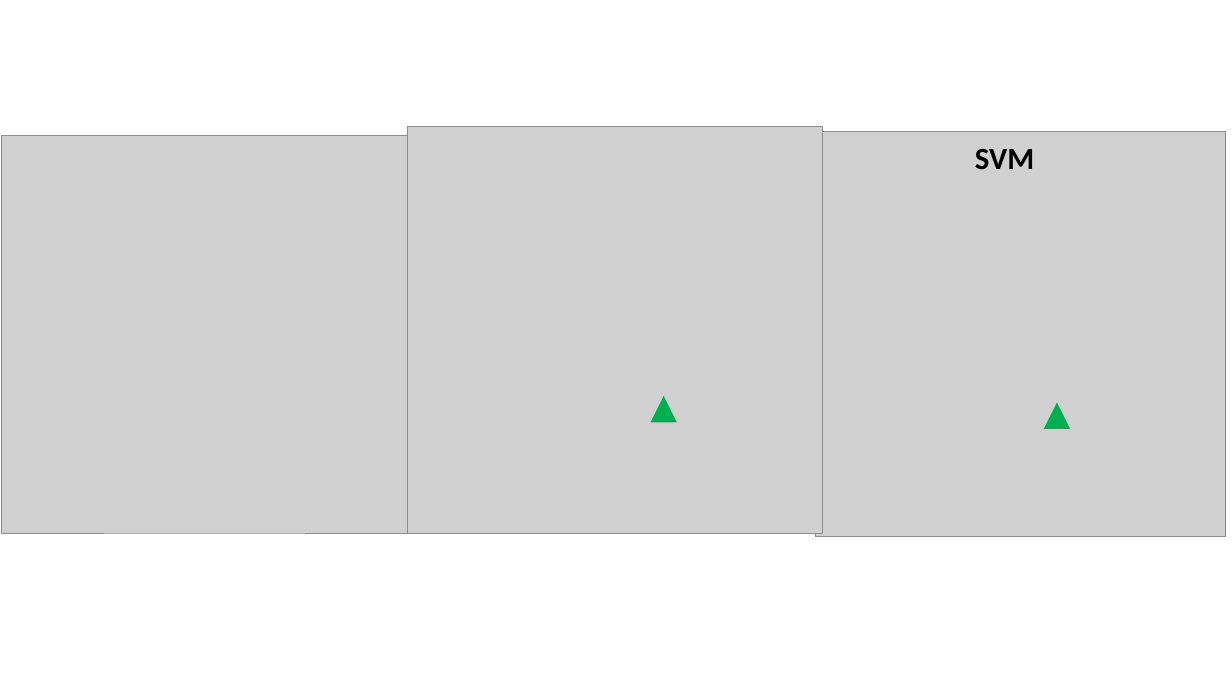
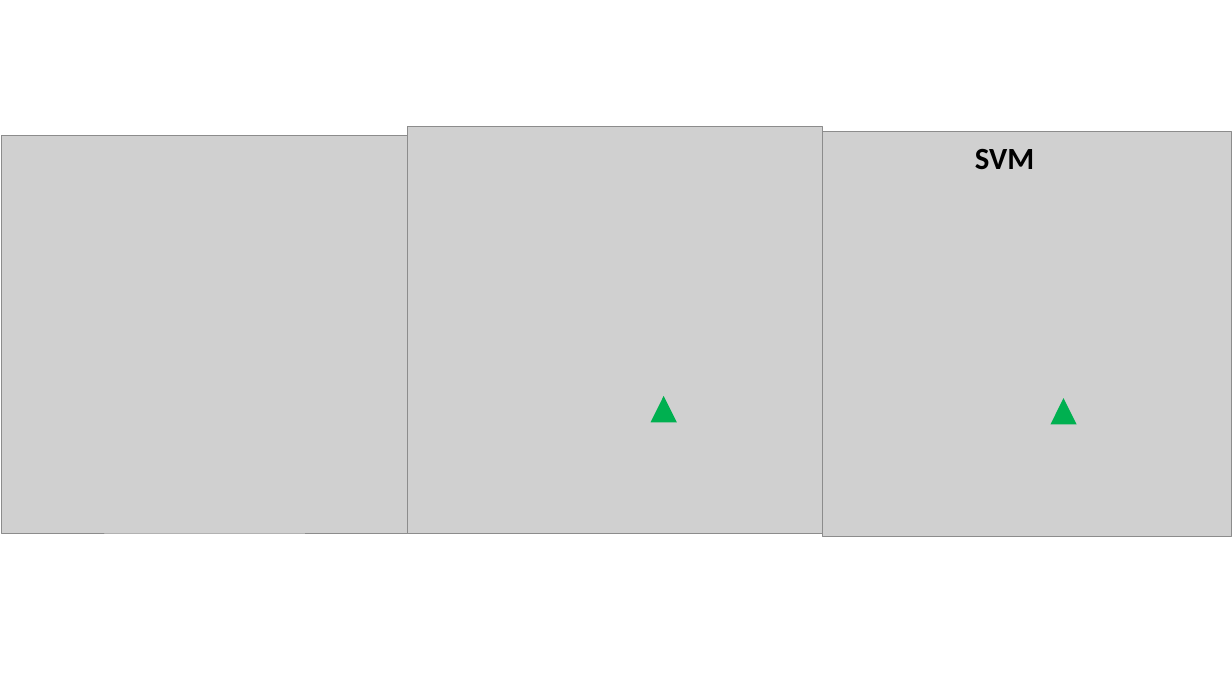
Before and after one commit to shinne/graduation, a slide deck: slide 10 of 毕设论文相关/我的相关/ppt/allPPT.pptx. Drawn at 1232x693 pixels with LibreOffice and Linux fonts; fonts in the diff are those of the drawing; grey boxes stand for pictures. Boxes give left, top, right and bottom in pixels: in the first picture for what was removed or moved away, otherwise in the second. Text is boxed around its words. In the diff, an @@ line names an element or a change of style, - is before the commit and + after.

```diff
--- a/毕设论文相关/我的相关/ppt/allPPT.pptx
+++ b/毕设论文相关/我的相关/ppt/allPPT.pptx
@@ picture: place and size @@
-picture at bbox=[816, 132, 1226, 537]
+picture at bbox=[823, 132, 1232, 537]
@@ triangle: place and size @@
-triangle at bbox=[1044, 403, 1070, 429]
+triangle at bbox=[1051, 398, 1077, 424]
```
Also in this commit, not shown: 1 other slide changed, 3 other files.
